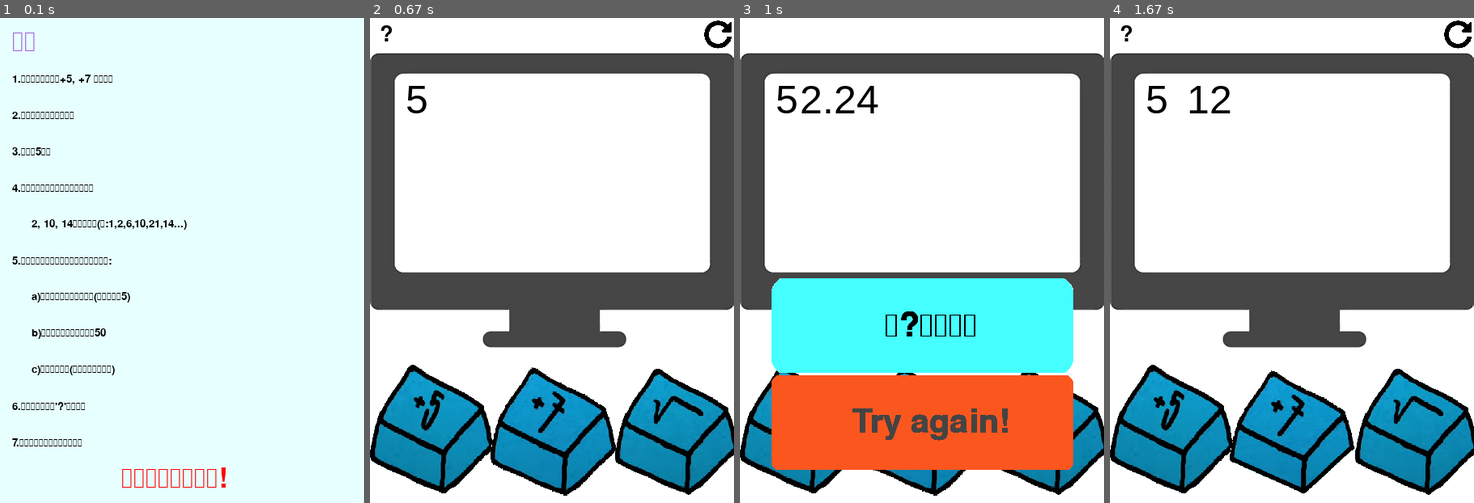
Above: before the commit, frames 1-4 (left to right).
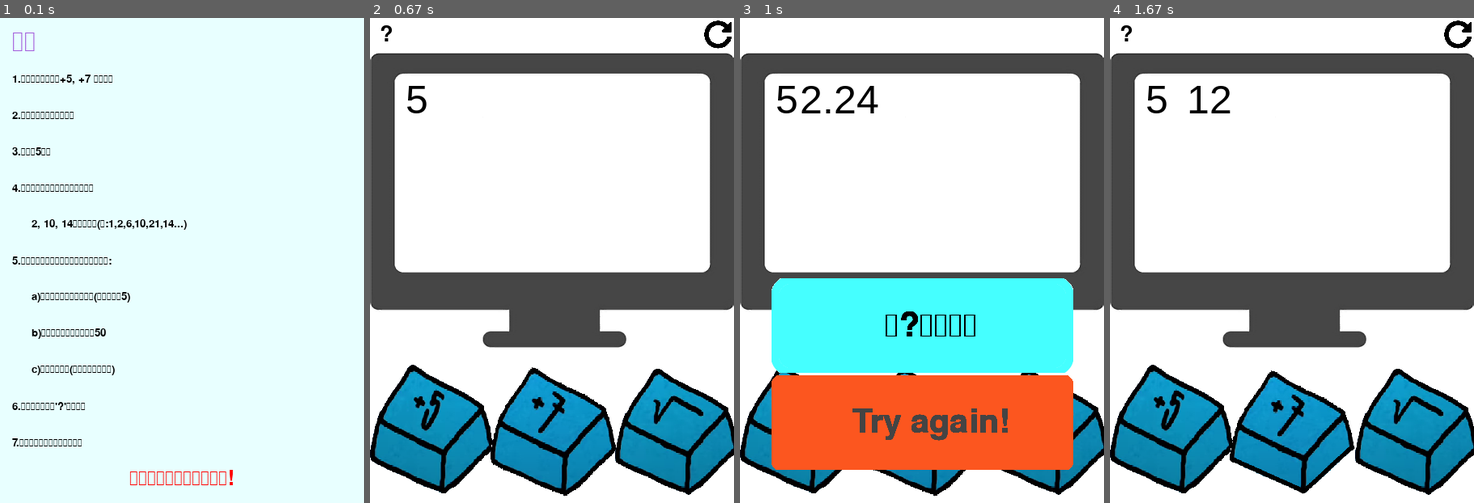
Above: after the commit, the same moments.

Repository: EasonChen11/escape_room_pygame
Game: pygame game, started from main.py
The game is run twice, just before and just after one commit, with the same random seed, the same clock (stepped at 60 frames per second) and the same inputs.
Inputs (mouse positions are in pixels of both pictures, inside the frame that each line leads up to):
- Up to frame 1 (0.1 s): no input
- Up to frame 2 (0.67 s): tap Enter at 0.33 s
- Up to frame 3 (1 s): press the mouse at (1045, 430) at 0.7 s; move the mouse to (925, 420) at 0.8 s; release the mouse at (805, 415) at 0.93 s
- Up to frame 4 (1.67 s): press the mouse at (1292, 420) at 1.03 s; move the mouse to (1342, 352) at 1.13 s; release the mouse at (1397, 279) at 1.27 s; press the mouse at (1292, 420) at 1.37 s; move the mouse to (1313, 338) at 1.47 s; release the mouse at (1339, 250) at 1.6 s

The runs differ from the first frame. In frame 1, 0.6% of the frame differs, in the area x 33-64%, y 92-97%; in frame 2, nothing differs; in frame 3, nothing differs; in frame 4, nothing differs.

Commit message:
新增開始可以用滑鼠點擊

Diff:
--- a/main.py
+++ b/main.py
@@ -4,7 +4,7 @@
 # 字體 https://www.twfont.com/chinese/
 import time
 import pygame
-import random
+# import random
 import os
 from math import *
 
@@ -79,7 +79,7 @@
         global which_button_click
         mouse_press = pygame.mouse.get_pos()
         if self.click:
-            self.animationOfButton()
+            self.animation_of_button()
         else:
             if self.sensor_rect.collidepoint(mouse_press):
                 if pygame.mouse.get_pressed()[0]:
@@ -89,30 +89,36 @@
                         global running
                         self.last_update = pygame.time.get_ticks()
                         self.click = True
-                        if self.name == 5:
-                            ans_list.append(ans_list[-1] + 5)
-                        if self.name == 7:
-                            ans_list.append(ans_list[-1] + 7)
-                        if self.name == 'sqrt':
-                            append_number = round(sqrt(ans_list[-1]), 2)  # round 四捨五入到小數兩位
-                            if append_number - int(append_number) == 0:
-                                ans_list.append(int(append_number))
-                            else:
-                                ans_list.append(append_number)
-
-                        if check_list.get(ans_list[-1]):
-                            running = False
-                            which_error["repeat"][1] = True
-                        else:
-                            check_list[ans_list[-1]] = True
-                        if ans_list[-1] - int(ans_list[-1]) != 0:
-                            running = False
-                            which_error["decimal"][1] = True
-                        if ans_list[-1] > 50:
-                            running = False
-                            which_error["big than 50"][1] = True
-
-    def animationOfButton(self):
+                        self.input()
+                        self.check_which_error()
+
+    def input(self):
+        if self.name == 5:
+            ans_list.append(ans_list[-1] + 5)
+        if self.name == 7:
+            ans_list.append(ans_list[-1] + 7)
+        if self.name == 'sqrt':
+            append_number = round(sqrt(ans_list[-1]), 2)  # round 四捨五入到小數兩位
+            if append_number - int(append_number) == 0:
+                ans_list.append(int(append_number))
+            else:
+                ans_list.append(append_number)
+
+    def check_which_error(self):
+        global running
+        if check_list.get(ans_list[-1]):
+            running = False
+            which_error["repeat"][1] = True
+        else:
+            check_list[ans_list[-1]] = True
+        if ans_list[-1] - int(ans_list[-1]) != 0:
+            running = False
+            which_error["decimal"][1] = True
+        if ans_list[-1] > 50:
+            running = False
+            which_error["big than 50"][1] = True
+
+    def animation_of_button(self):
         global which_button_click
         now = pygame.time.get_ticks()
         if now - self.last_update > self.frame:  # 瞬間當下時間 跟 創建時間差 到換圖時間(ex.時間差到50ms時換下張圖)
@@ -145,7 +151,6 @@
                         self.frame = 0
                         self.keydown = True
                         self.click = False
-                        self.other_click = False
                         which_button_click = False
 
 
@@ -182,12 +187,12 @@
 
     def show(self):
         self.reset()
-        for i in ans_list:
-            if i in need_list[0:self.index + 1:]:
-                self.draw(screen, f"{i}", 50, RED)
+        for n in ans_list:
+            if n in need_list[0:self.index + 1:]:
+                self.draw(screen, f"{n}", 50, RED)
                 self.index += 1
             else:
-                self.draw(screen, f"{i}", 50, BLACK)
+                self.draw(screen, f"{n}", 50, BLACK)
             self.update()
             if self.length > 5:
                 self.change_line()
@@ -237,6 +242,7 @@
         self.text = f"GREAT!"
         self.size = 80
         self.color = BLACK
+        self.font = pygame.font.Font(font_name, self.size)
 
     def update(self):
         self.now = pygame.time.get_ticks()
@@ -247,8 +253,7 @@
             self.kill()
 
     def draw(self, x, y):
-        font = pygame.font.Font(font_name, self.size)
-        text_surface = font.render(self.text, True, self.color)  # 製造文字平面(文字,Anti-aliasing{抗鋸齒文字},字體顏色)
+        text_surface = self.font.render(self.text, True, self.color)  # 製造文字平面(文字,Anti-aliasing{抗鋸齒文字},字體顏色)
         text_rect = text_surface.get_rect()
         text_rect.centerx = x
         text_rect.centery = y
@@ -270,13 +275,13 @@
                 break
         self.size = 60
         self.color = BLACK
+        self.font = pygame.font.Font(font_name, self.size)  # 給定字型和大小# font:字型 render:使成為
 
     def update(self):
         self.draw(self.rect.width / 2 + 10, self.rect.height / 2)
 
     def draw(self, x, y):
-        font = pygame.font.Font(font_name, self.size)  # 給定字型和大小# font:字型 render:使成為
-        text_surface = font.render(self.text, True, self.color)  # 製造文字平面(文字,Anti-aliasing{抗鋸齒文字},字體顏色)
+        text_surface = self.font.render(self.text, True, self.color)  # 製造文字平面(文字,Anti-aliasing{抗鋸齒文字},字體顏色)
         text_rect = text_surface.get_rect()
         text_rect.centerx = x
         text_rect.centery = y
@@ -297,6 +302,7 @@
         self.size = 60
         self.color = (68, 68, 68)
         self.show = True
+        self.font = pygame.font.Font(font_name, self.size)
 
     def update(self):
         if self.show:
@@ -306,8 +312,7 @@
             self.kill()
 
     def draw(self, x, y):
-        font = pygame.font.Font(font_name, self.size)  # 給定字型和大小# font:字型 render:使成為
-        text_surface = font.render(self.text, True, self.color)  # 製造文字平面(文字,Anti-aliasing{抗鋸齒文字},字體顏色)
+        text_surface = self.font.render(self.text, True, self.color)  # 製造文字平面(文字,Anti-aliasing{抗鋸齒文字},字體顏色)
         text_rect = text_surface.get_rect()
         text_rect.centerx = x
         text_rect.centery = y
@@ -325,22 +330,24 @@
         self.size = 40
         self.color = BLACK
         self.click = False
+        self.font = pygame.font.Font(font_name, self.size)  # 給定字型和大小# font:字型 render:使成為
         self.draw(self.sensor_rect.width / 2, self.sensor_rect.height / 2)
 
     def update(self):
+        global which_button_click
         mouse_press = pygame.mouse.get_pos()
         screen.blit(self.text_background, (0, 0))
         if self.click:
             self.click = False
             show_rule()
-        if self.sensor_rect.collidepoint(mouse_press):
+        elif self.sensor_rect.collidepoint(mouse_press):
             if pygame.mouse.get_pressed()[0]:
-                self.click = True
-            # screen.blit(self.image, self.rect.center)
+                if not which_button_click:
+                    which_button_click = True
+                    self.click = True
 
     def draw(self, x, y):
-        font = pygame.font.Font(font_name, self.size)  # 給定字型和大小# font:字型 render:使成為
-        text_surface = font.render(self.text, True, self.color)  # 製造文字平面(文字,Anti-aliasing{抗鋸齒文字},字體顏色)
+        text_surface = self.font.render(self.text, True, self.color)  # 製造文字平面(文字,Anti-aliasing{抗鋸齒文字},字體顏色)
         text_rect = text_surface.get_rect()
         text_rect.centerx = x
         text_rect.centery = y
@@ -359,16 +366,16 @@
         self.happen = False
 
     def update(self):
-        global running
+        global running, locate_text, which_button_click
         mouse_press = pygame.mouse.get_pos()
-        if self.rect.collidepoint(mouse_press):
-            if pygame.mouse.get_pressed()[0]:
-                if not self.happen:
-                    screen.fill(WHITE)
-                    pygame.display.update()  # 更新畫面=pygame.display.flip()更新全部，update可以有參數
-                    time.sleep(0.3)
-                    running = False
-                    self.happen = True
+        if self.rect.collidepoint(mouse_press) and pygame.mouse.get_pressed()[0]:
+            if not self.happen and not which_button_click:
+                which_button_click = True
+                screen.fill(WHITE)
+                pygame.display.update()  # 更新畫面=pygame.display.flip()更新全部，update可以有參數
+                time.sleep(0.3)
+                running = False
+                self.happen = True
 
 
 class Finish:
@@ -404,13 +411,13 @@
     all_sprites.add(error_message)
     while try_again.show:
         clock.tick(FPS)
-        for event in pygame.event.get():  # 回傳所有動作
-            if event.type == pygame.QUIT:  # 如果按下X ,pygame.QUIT 是按下X後的型態
+        for try_event in pygame.event.get():  # 回傳所有動作
+            if try_event.type == pygame.QUIT:  # 如果按下X ,pygame.QUIT 是按下X後的型態
                 global running, game
                 running = False  # 跳出迴圈
                 game = False
                 try_again.show = False
-            if event.type == pygame.MOUSEBUTTONDOWN:  # 如果按下X ,pygame.QUIT 是按下X後的型態
+            if try_event.type == pygame.MOUSEBUTTONDOWN:  # 如果按下X ,pygame.QUIT 是按下X後的型態
                 mouse_pos = pygame.mouse.get_pos()
                 if try_again.rect.collidepoint(mouse_pos) and pygame.mouse.get_pressed()[0]:
                     try_again.show = False  # 跳出迴圈
@@ -439,46 +446,57 @@
                  "      c)不能出現小數(開根號不能有小數)",
                  "6.可以按下左上角'?'顯示規則",
                  "7.可以按下右上角圖示重新開始"]
-    global running
+    global running, game
     if running:
-        rule_text.append("按任意鍵繼續遊戲!")
+        rule_text.append("點擊或按任意鍵繼續遊戲!")
     else:
-        rule_text.append("按任意鍵開始遊戲!")
+        rule_text.append("點擊或按任意鍵開始遊戲!")
 
     surface = pygame.Surface((WIDTH, HEIGHT)).convert()
+    surface.get_rect(center=(0, 0))
     surface.fill((232, 255, 255))
-    surface.get_rect(center=(0, 0))
-    for l in range(len(rule_text)):
-        if l == len(rule_text) - 1 :
+    sensor_surface = pygame.Surface((WIDTH, 48)).convert()
+    sensor_surface_rect = sensor_surface.get_rect()
+    sensor_surface_rect.left = 0
+    sensor_surface_rect.centery = 575
+
+    for L in range(len(rule_text)):
+        if L == len(rule_text) - 1:
+            font = pygame.font.Font(font_name, 39)  # 給定字型和大小# font:字型 render:使成為
+            text_surface = font.render(rule_text[L], True, RED)  # 製造文字平面(文字,Anti-aliasing{抗鋸齒文字},字體顏色)
+        elif L == 0:
             font = pygame.font.Font(font_name, 50)  # 給定字型和大小# font:字型 render:使成為
-            text_surface = font.render(rule_text[l], True, RED)  # 製造文字平面(文字,Anti-aliasing{抗鋸齒文字},字體顏色)
-        elif l == 0:
-            font = pygame.font.Font(font_name, 50)  # 給定字型和大小# font:字型 render:使成為
-            text_surface = font.render(rule_text[l], True, (163, 92, 219))  # 製造文字平面(文字,Anti-aliasing{抗鋸齒文字},字體顏色)
-
+            text_surface = font.render(rule_text[L], True, (163, 92, 219))  # 製造文字平面(文字,Anti-aliasing{抗鋸齒文字},字體顏色)
         else:
             font = pygame.font.Font(font_name, 20)  # 給定字型和大小# font:字型 render:使成為
-            text_surface = font.render(rule_text[l], True, BLACK)  # 製造文字平面(文字,Anti-aliasing{抗鋸齒文字},字體顏色)
+            text_surface = font.render(rule_text[L], True, BLACK)  # 製造文字平面(文字,Anti-aliasing{抗鋸齒文字},字體顏色)
         text_rect = text_surface.get_rect()
-        if l == len(rule_text) - 1:
-            text_rect.left = WIDTH / 2 - text_rect.width / 2 - 10
+        if L == len(rule_text) - 1:
+            text_rect.left = WIDTH / 2 - text_rect.width / 2
         else:
             text_rect.left = 15
-        text_rect.centery = 30 + 45 * l
+        text_rect.centery = 30 + 45 * L
         surface.blit(text_surface, text_rect)
-    init_running = True
-    while init_running:
+
+    rule_running = True
+    while rule_running:
         clock.tick(FPS)  # 一秒最多刷新FPS次(1秒跑最多幾次while)
-        for event in pygame.event.get():  # 回傳所有動作
-            if event.type == pygame.QUIT:
-                global game
+        for rule_event in pygame.event.get():  # 回傳所有動作
+            if rule_event.type == pygame.QUIT:
                 game = False
                 running = False
-                init_running = False
-            if event.type == pygame.KEYDOWN:
-                init_running = False  # 跳出迴圈
+                rule_running = False
+            if rule_event.type == pygame.KEYDOWN:
+                rule_running = False  # 跳出迴圈
+            mouse_pos = pygame.mouse.get_pos()
+            if rule_event.type == pygame.MOUSEBUTTONDOWN:
+                if sensor_surface_rect.collidepoint(mouse_pos) and pygame.mouse.get_pressed()[0]:
+                    global which_button_click
+                    which_button_click = True
+                    rule_running = False  # 跳出迴圈
         screen.blit(surface, (0, 0))
         pygame.display.update()
+    time.sleep(0.1)
 
 
 def show_finish():
@@ -487,14 +505,14 @@
     finish.finish_running = True
     while finish.finish_running:
         clock.tick(FPS)  # 一秒最多刷新FPS次(1秒跑最多幾次while)
-        for event in pygame.event.get():  # 回傳所有動作
-            if event.type == pygame.QUIT:
+        for finish_event in pygame.event.get():  # 回傳所有動作
+            if finish_event.type == pygame.QUIT:
                 global game, running
                 game = False
                 running = False
                 finish.finish_running = False
 
-            if event.type == pygame.MOUSEBUTTONDOWN:  # 如果按下X ,pygame.QUIT 是按下X後的型態
+            if finish_event.type == pygame.MOUSEBUTTONDOWN:  # 如果按下X ,pygame.QUIT 是按下X後的型態
                 mouse_pos = pygame.mouse.get_pos()
                 if finish.sensor_rect.collidepoint(mouse_pos) and pygame.mouse.get_pressed()[0]:
                     finish.finish_running = False  # 跳出迴圈
@@ -512,6 +530,7 @@
 first_start = True
 which_error = {"repeat": ["數字重複啦", False], "decimal": ["啥?有小數點", False], "big than 50": ["數字>50啦", False]}
 locate_text = ListText()
+rule = Rule()
 
 while game:
     # initial_game()
@@ -519,14 +538,14 @@
     for error in which_error:
         which_error[error][1] = False
     index = 0
-    running = True
     ans_list = [5]
     check_list = {5: True}
     which_button_click = False
-    click_rule = Rule()
     if first_start:
         show_rule()
         first_start = False
+    if game:
+        running = True
     # create sprites
     add5 = Button((image_scale / 2 - 16, HEIGHT - image_scale / 2), 5)
     all_sprites.add(add5)
@@ -542,21 +561,22 @@
     # 遊戲迴圈
     while running and index < 3:
         screen.fill(WHITE)
-
         clock.tick(FPS)  # 一秒最多刷新FPS次(1秒跑最多幾次while)
         # 取得輸入
         for event in pygame.event.get():  # 回傳所有動作
             if event.type == pygame.QUIT:  # 如果按下X ,pygame.QUIT 是按下X後的型態
                 running = False  # 跳出迴圈
                 game = False
+            if event.type == pygame.MOUSEBUTTONUP and which_button_click:
+                which_button_click = False
         # 更新顯示
         screen.blit(background, (0, 0))  # blit(畫) 第一個是圖片，第二個是位置
         all_sprites.update()
-        click_rule.update()
+        rule.update()
         locate_text.show()
         bottom_line.reset(locate_text.length, len(ans_list) // 6)
 
-        if need_list[index] == ans_list[-1]:
+        if need_list[index] == ans_list[-1] and index < 3:
             index += 1
             if running:
                 great = Great()
